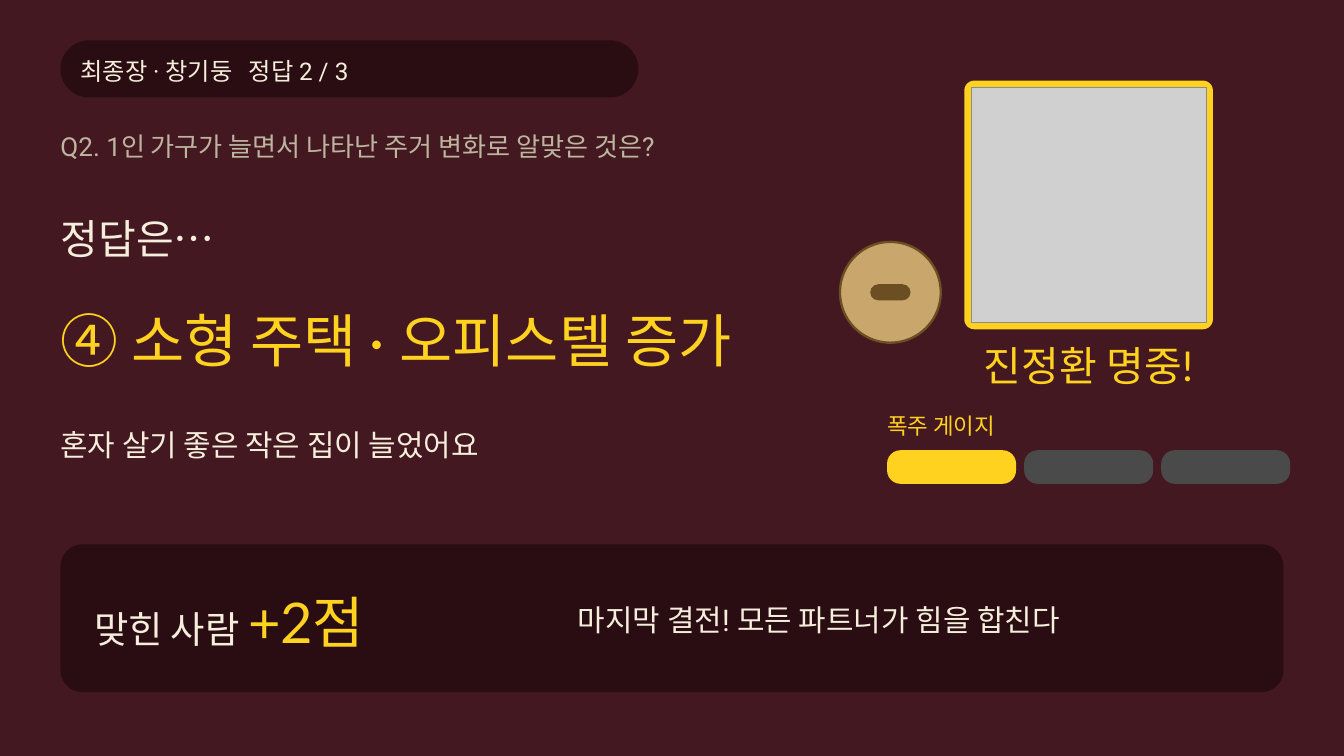
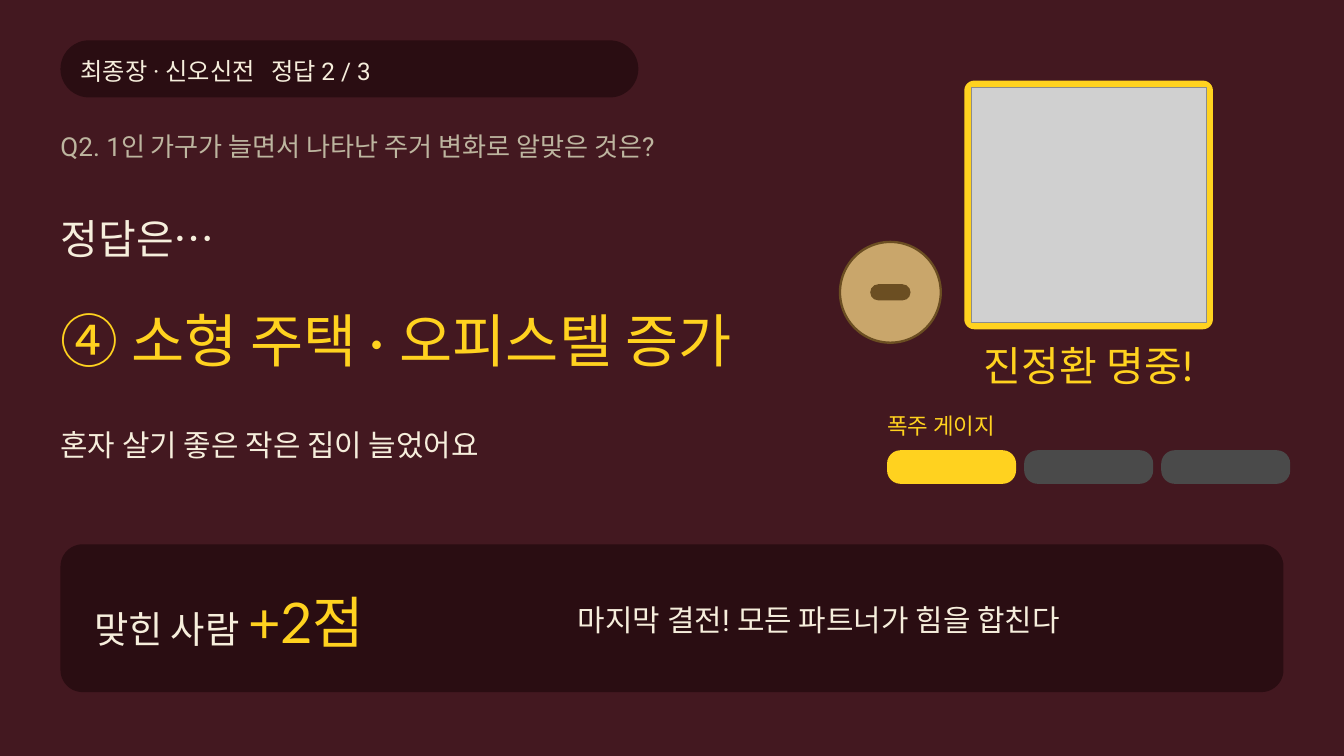
Before and after one commit to choivoo/-, a slide deck: slide 74 of 레전드_히스이_대모험_주거와도시.pptx. Drawn at 1344x756 pixels with LibreOffice and Linux fonts; fonts in the diff are those of the drawing; grey boxes stand for pictures. Boxes give left, top, right and bottom in pixels: in the first picture for what was removed or moved away, otherwise in the second. Text is boxed around its words. In the diff, an @@ line names an element or a change of style, - is before the commit and + after.

```diff
--- a/레전드_히스이_대모험_주거와도시.pptx
+++ b/레전드_히스이_대모험_주거와도시.pptx
@@ text at (x1=81, y1=60, x2=371, y2=82): text changed @@
-최종장 · 창기둥 정답 2 / 3
+최종장 · 신오신전 정답 2 / 3
```
Also in this commit, not shown: 25 other slides changed.
